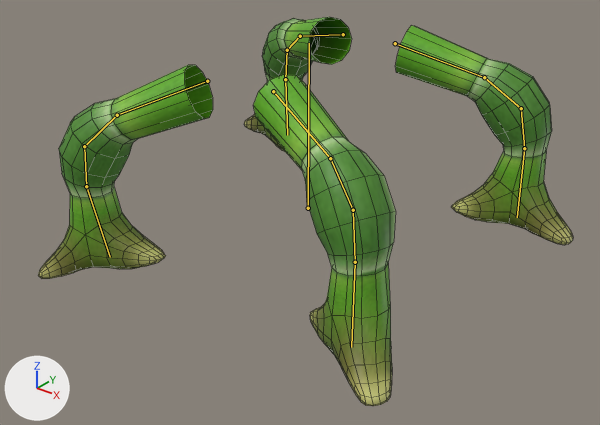
The Blender file assets/models/charisma-legs.blend as it was, and as the next commit left it.
Rendered twice from a 50 mm lens placed at (0.815, -1.042, 0.522), pointed at (0.018, -0.046, -0.096). Lighting does not change. The marker at lower left points along +X, +Y and +Z. Both versions are drawn at frame 1 of the action 'Idle'; the numbers are the values there. The bones that bend it are drawn over the model as lines. Mesh edges are drawn as thin lines.

Objects in the first picture: 'legs'.
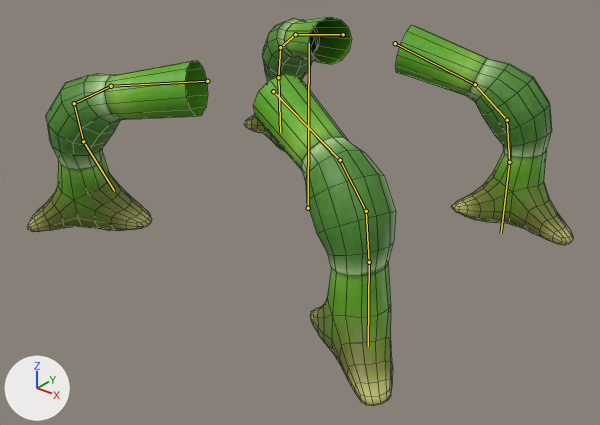
Pixel boxes [x1, y1, x2, y2] of what changed, in the pictures (600 x 425 px):
'legs', posed: before [38, 17, 573, 406]; after [27, 17, 573, 406]
bone 'bone_hamstring_fl', root to tip: before (207, 81) to (117, 115); after (207, 81) to (111, 86)
bone 'bone_knee_upper_fl', root to tip: before (117, 115) to (84, 146); after (111, 86) to (74, 103)
bone 'bone_knee_lower_fl', root to tip: before (84, 146) to (86, 186); after (74, 103) to (83, 141)
bone 'bone_calf_fl', root to tip: before (86, 186) to (110, 257); after (83, 141) to (114, 191)

The edits, one by one:
Bone 'bone_hamstring_fl' (bone_bone_hamstring_fl) turns from (11, 3, 0) to (-2, 0, 4) degrees about its own x, y and z.
Bone 'bone_knee_upper_fl' (bone_bone_knee_upper_fl) turns from (0, 0, 0) to (1, -2, -2) degrees about its own x, y and z.
Bone 'bone_knee_lower_fl' (bone_bone_knee_lower_fl) turns from (0, 0, 0) to (-8, 0, -7) degrees about its own x, y and z.
Bone 'bone_calf_fl' (bone_bone_calf_fl) turns from (0, 0, 0) to (11, 2, -4) degrees about its own x, y and z.
